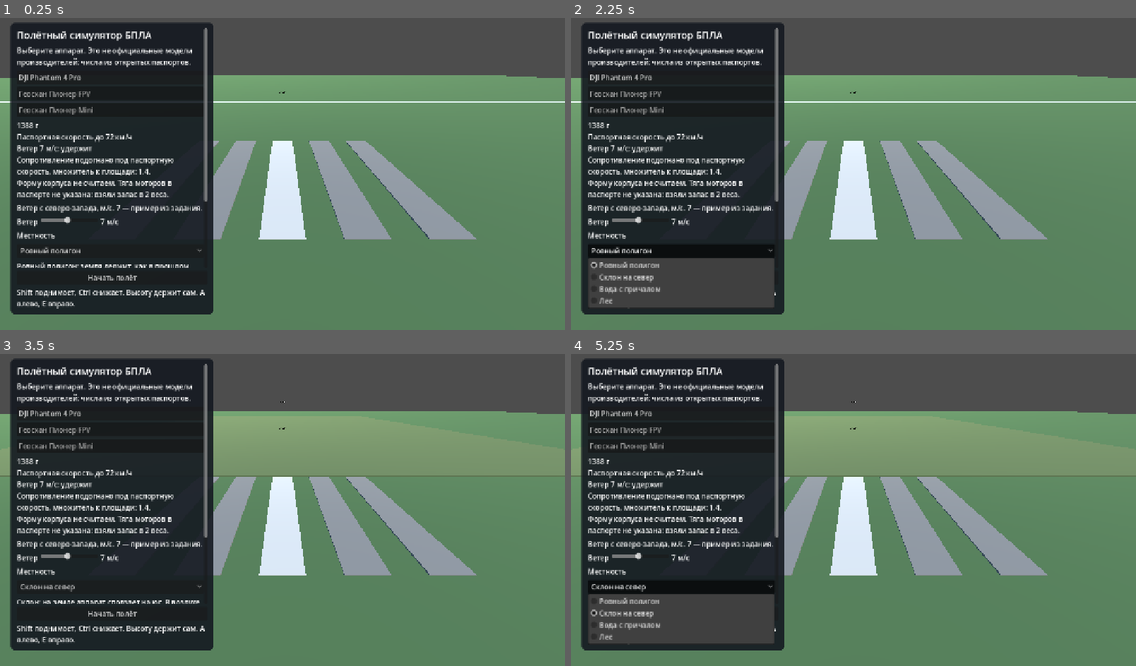
Above: before the commit, frames 1-4 (two rows, left to right).
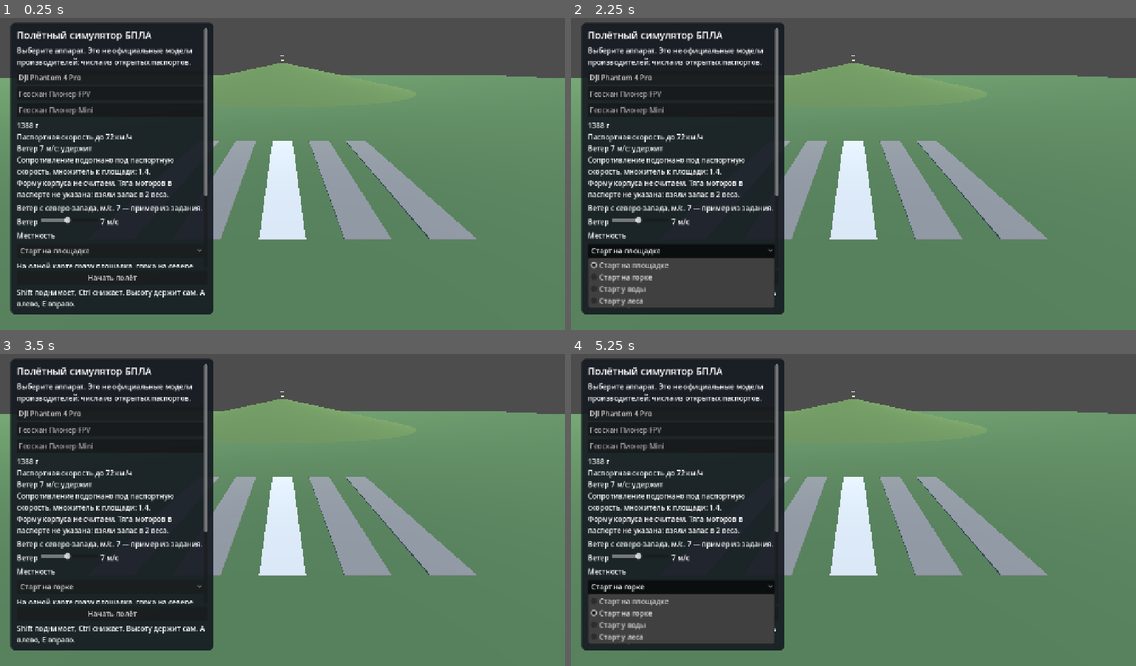
Above: after the commit, the same moments.

Repository: Melkor-code/infoteh
Game: Godot game, scene res://scenes/main.tscn
The game is run twice, just before and just after one commit, with the same random seed, the same clock (stepped at 60 frames per second) and the same inputs.
Inputs (mouse positions are in pixels of both pictures, inside the frame that each line leads up to):
- Up to frame 1 (0.25 s): no input
- Up to frame 2 (2.25 s): click (684, 252) at 0.5 s, where only the run before the commit has a clickable "Ровный полигон"; click (684, 252) at 1.25 s, where only the run after the commit has a clickable "Старт на площадке"; click (684, 252) at 2 s, where only the run after the commit has a clickable "Старт на площадке"
- Up to frame 3 (3.5 s): click "Начать полёт" at 2.75 s
- Up to frame 4 (5.25 s): click (684, 588) at 3.5 s, where only the run before the commit has a clickable "Склон на север"; click (684, 588) at 4.25 s, where only the run after the commit has a clickable "Старт на горке"; click (684, 588) at 5 s, where only the run after the commit has a clickable "Старт на горке"

The runs differ from the first frame. In frame 1, 1.1% of the frame differs, in the area x 0-100%, y 11-81%; in frame 2, 1.3%, in the area x 0-100%, y 11-93%; in frame 3, 0.8%; in frame 4, 1.0%.

Commit message:
Собрать один полигон: горка, пруд и лес вместо полосок.
Разметка каждые 10 метров убрана. Выбор в меню только переносит старт, картинка больше не прячется.

Co-authored-by: arena-agent <297053741+arena-agent@users.noreply.github.com>

Diff:
--- a/scripts/app.gd
+++ b/scripts/app.gd
@@ -8,10 +8,13 @@
 const TERRAIN_SLOPE := 1
 const TERRAIN_WATER := 2
 const TERRAIN_FOREST := 3
-const SLOPE_START_Z := -4.0
-const SLOPE_GRADE := 0.08
-const FOREST_GUST_HEIGHT := 8.0
-const WATER_DOCK_RADIUS := 8.0
+const HILL_CENTER := Vector3(0.0, 0.0, -42.0)
+const HILL_RADIUS := 26.0
+const HILL_PEAK := 5.0
+const POND_CENTER := Vector2(34.0, 12.0)
+const POND_RADIUS := 11.0
+const FOREST_CENTER := Vector2(-28.0, 4.0)
+const FOREST_RADIUS := 16.0
 
 ## Меню, полигон и камеры. Физика живёт в quadrotor.gd и flight_model.gd.
 ## Окно собирается кодом, чтобы не прятать логику в файле сцены.
@@ -33,7 +36,6 @@
 var hail: CPUParticles3D
 var ground: MeshInstance3D
 var ground_mat: StandardMaterial3D
-var grid_root: Node3D
 var slope_visual: Node3D
 var forest_root: Node3D
 var trail_root: Node3D
@@ -184,28 +186,15 @@
 		paint.albedo_color = Color(0.85, 0.85, 0.8) if i == 0 else Color(0.55, 0.55, 0.52)
 		pad.material_override = paint
 		add_child(pad)
-	grid_root = Node3D.new()
-	add_child(grid_root)
-	for mark in range(-4, 5):
-		if mark == 0:
-			continue
-		var line := MeshInstance3D.new()
-		var line_mesh := BoxMesh.new()
-		line_mesh.size = Vector3(80.0, 0.02, 0.12)
-		line.mesh = line_mesh
-		line.position = Vector3(0.0, 0.02, mark * 10.0)
-		var line_paint := StandardMaterial3D.new()
-		line_paint.albedo_color = Color(0.75, 0.78, 0.7)
-		line.material_override = line_paint
-		grid_root.add_child(line)
-	_build_slope()
+	_build_hill()
+	_build_pond()
 	_build_forest()
 	trail_root = Node3D.new()
 	add_child(trail_root)
 
 	var north := Label3D.new()
 	north.text = "СЕВЕР"
-	north.position = Vector3(0, 0.4, -28)
+	north.position = Vector3(0, 6.2, -72)
 	north.font_size = 64
 	north.modulate = Color(0.95, 0.95, 0.9)
 	north.billboard = BaseMaterial3D.BILLBOARD_ENABLED
@@ -375,6 +364,10 @@
 	craft = Quadrotor.new()
 	add_child(craft)
 	craft.setup(library.profiles[selected])
+	var spot := _start_spot()
+	var clearance := maxf(float(craft.model.get("height", 0.1)) * 0.5, 0.04)
+	craft.position = Vector3(spot.x, _ground_height(spot) + clearance + 0.04, spot.z)
+	craft.target_altitude = craft.position.y
 	craft.motor_temp = air_temp
 	craft.air_temp = air_temp
 	orbit_distance = maxf(float(craft.model.get("width", 0.4)) * 22.0, 12.0)
@@ -609,10 +602,10 @@
 func _terrain_picker() -> OptionButton:
 	var picker := OptionButton.new()
 	picker.focus_mode = Control.FOCUS_NONE
-	picker.add_item("Ровный полигон", TERRAIN_POLYGON)
-	picker.add_item("Склон на север", TERRAIN_SLOPE)
-	picker.add_item("Вода с причалом", TERRAIN_WATER)
-	picker.add_item("Лес", TERRAIN_FOREST)
+	picker.add_item("Старт на площадке", TERRAIN_POLYGON)
+	picker.add_item("Старт на горке", TERRAIN_SLOPE)
+	picker.add_item("Старт у воды", TERRAIN_WATER)
+	picker.add_item("Старт у леса", TERRAIN_FOREST)
 	picker.selected = terrain
 	picker.item_selected.connect(func(index: int) -> void:
 		terrain = index
@@ -662,79 +655,84 @@
 
 
 func _apply_terrain() -> void:
-	if ground_mat != null:
-		ground_mat.albedo_color = Color(0.16, 0.38, 0.62) if terrain == TERRAIN_WATER else Color(0.32, 0.46, 0.28)
-	if grid_root != null:
-		grid_root.visible = terrain == TERRAIN_POLYGON or terrain == TERRAIN_FOREST
-	if slope_visual != null:
-		slope_visual.visible = terrain == TERRAIN_SLOPE
-	if forest_root != null:
-		forest_root.visible = terrain == TERRAIN_FOREST
 	if terrain_hint == null:
 		return
-	match terrain:
-		TERRAIN_SLOPE:
-			terrain_hint.text = "Склон: на земле аппарат сползает на юг. В воздухе склон не тянет."
-		TERRAIN_WATER:
-			terrain_hint.text = "Вода: сесть можно только на причал у старта. Касание воды глушит моторы."
-		TERRAIN_FOREST:
-			terrain_hint.text = "Лес: ниже 8 м порывы сильнее. Деревья картинка, в форму корпуса не входят."
-		_:
-			terrain_hint.text = "Ровный полигон: земля держит, как в прошлом запуске."
-
-
-func _build_slope() -> void:
+	terrain_hint.text = "На одной карте сразу площадка, горка на севере, пруд справа и лес слева. Выбор только переносит точку старта."
+
+
+func _build_hill() -> void:
 	slope_visual = Node3D.new()
 	add_child(slope_visual)
-	# Ступеньки, а не повёрнутая плоскость: север в сцене — отрицательная Z, и высота растёт туда же, куда формула.
-	var paint := StandardMaterial3D.new()
-	paint.albedo_color = Color(0.40, 0.48, 0.30)
-	for step in 9:
-		var z := -8.0 - float(step) * 8.0
-		var height := maxf(_ground_height(Vector3(0.0, 0.0, z)), 0.08)
-		var ramp := MeshInstance3D.new()
-		var mesh := BoxMesh.new()
-		mesh.size = Vector3(54.0, height, 7.6)
-		ramp.mesh = mesh
-		ramp.position = Vector3(0.0, height * 0.5, z)
-		ramp.material_override = paint
-		slope_visual.add_child(ramp)
-	var slope_label := Label3D.new()
-	slope_label.text = "СКЛОН"
-	slope_label.position = Vector3(0, 4.2, -30)
-	slope_label.font_size = 48
-	slope_label.billboard = BaseMaterial3D.BILLBOARD_ENABLED
-	slope_visual.add_child(slope_label)
-	slope_visual.visible = false
+	var cone := MeshInstance3D.new()
+	var mesh := CylinderMesh.new()
+	mesh.top_radius = 0.0
+	mesh.bottom_radius = HILL_RADIUS
+	mesh.height = HILL_PEAK
+	cone.mesh = mesh
+	cone.position = HILL_CENTER + Vector3(0.0, HILL_PEAK * 0.5, 0.0)
+	cone.material_override = _flat_color(Color(0.38, 0.50, 0.28))
+	slope_visual.add_child(cone)
+	_add_sign("ГОРКА", HILL_CENTER + Vector3(0.0, HILL_PEAK + 1.2, 0.0), slope_visual)
+
+
+func _build_pond() -> void:
+	var pond := MeshInstance3D.new()
+	var mesh := CylinderMesh.new()
+	mesh.top_radius = POND_RADIUS
+	mesh.bottom_radius = POND_RADIUS
+	mesh.height = 0.35
+	pond.mesh = mesh
+	pond.position = Vector3(POND_CENTER.x, -0.05, POND_CENTER.y)
+	var water := _flat_color(Color(0.16, 0.42, 0.72))
+	water.roughness = 0.18
+	pond.material_override = water
+	add_child(pond)
+	var pier := MeshInstance3D.new()
+	var pier_mesh := BoxMesh.new()
+	pier_mesh.size = Vector3(12.0, 0.18, 3.2)
+	pier.mesh = pier_mesh
+	pier.position = Vector3(24.0, 0.12, POND_CENTER.y)
+	pier.material_override = _flat_color(Color(0.45, 0.34, 0.22))
+	add_child(pier)
+	_add_sign("ВОДА", Vector3(POND_CENTER.x, 3.5, POND_CENTER.y), self)
 
 
 func _build_forest() -> void:
 	forest_root = Node3D.new()
 	add_child(forest_root)
 	var spots: Array[Vector3] = [
-		Vector3(14, 0, -12), Vector3(22, 0, -28), Vector3(-16, 0, -18),
-		Vector3(-24, 0, 8), Vector3(18, 0, 16), Vector3(-12, 0, 22),
-		Vector3(8, 0, -36), Vector3(-8, 0, -42),
+		Vector3(-28, 0, 4), Vector3(-24, 0, -2), Vector3(-33, 0, 8),
+		Vector3(-22, 0, 10), Vector3(-36, 0, 0), Vector3(-30, 0, 14),
+		Vector3(-18, 0, 2), Vector3(-34, 0, -6),
 	]
 	for spot in spots:
 		var trunk := MeshInstance3D.new()
 		var trunk_mesh := CylinderMesh.new()
-		trunk_mesh.top_radius = 0.15
-		trunk_mesh.bottom_radius = 0.22
-		trunk_mesh.height = 2.2
+		trunk_mesh.top_radius = 0.22
+		trunk_mesh.bottom_radius = 0.32
+		trunk_mesh.height = 3.4
 		trunk.mesh = trunk_mesh
-		trunk.position = spot + Vector3(0, 1.1, 0)
+		trunk.position = spot + Vector3(0, 1.7, 0)
 		trunk.material_override = _flat_color(Color(0.35, 0.24, 0.14))
 		forest_root.add_child(trunk)
 		var crown := MeshInstance3D.new()
 		var crown_mesh := SphereMesh.new()
-		crown_mesh.radius = 1.5
-		crown_mesh.height = 3.0
+		crown_mesh.radius = 2.1
+		crown_mesh.height = 3.6
 		crown.mesh = crown_mesh
-		crown.position = spot + Vector3(0, 3.0, 0)
-		crown.material_override = _flat_color(Color(0.15, 0.36, 0.18))
+		crown.position = spot + Vector3(0, 4.2, 0)
+		crown.material_override = _flat_color(Color(0.15, 0.38, 0.16))
 		forest_root.add_child(crown)
-	forest_root.visible = false
+	_add_sign("ЛЕС", Vector3(FOREST_CENTER.x, 7.0, FOREST_CENTER.y), forest_root)
+
+
+func _add_sign(text: String, pos: Vector3, parent: Node) -> void:
+	var sign_label := Label3D.new()
+	sign_label.text = text
+	sign_label.position = pos
+	sign_label.font_size = 48
+	sign_label.billboard = BaseMaterial3D.BILLBOARD_ENABLED
+	parent.add_child(sign_label)
 
 
 func _make_precip(amount: int, life: float, speed_min: float, speed_max: float, drop_size: Vector2, color: Color, gravity: Vector3) -> CPUParticles3D:
@@ -814,7 +812,7 @@
 		var amp := 0.0
 		if turbulence_on:
 			amp += 0.3 * wind_speed + 0.25
-		if terrain == TERRAIN_FOREST and craft != null and craft.airborne and craft.position.y < FOREST_GUST_HEIGHT:
+		if craft != null and craft.airborne and craft.position.y < 8.0 and _in_forest(craft.position):
 			amp += 1.5
 		amp = minf(amp, 2.5)
 		var dir := Vector3(randf_range(-1.0, 1.0), 0.0, randf_range(-1.0, 1.0))
@@ -825,23 +823,48 @@
 
 
 func _ground_height(pos: Vector3) -> float:
-	if terrain != TERRAIN_SLOPE or pos.z > SLOPE_START_Z:
+	var flat := Vector2(pos.x - HILL_CENTER.x, pos.z - HILL_CENTER.z)
+	var dist := flat.length()
+	if dist >= HILL_RADIUS:
 		return 0.0
-	return maxf(-pos.z + SLOPE_START_Z, 0.0) * SLOPE_GRADE
+	return HILL_PEAK * (1.0 - dist / HILL_RADIUS)
 
 
 func _surface_kind(pos: Vector3) -> int:
-	if terrain != TERRAIN_WATER:
+	if _on_pier(pos):
 		return 0
-	if Vector2(pos.x, pos.z).length() <= WATER_DOCK_RADIUS:
-		return 0
-	return 1
+	if Vector2(pos.x, pos.z).distance_to(POND_CENTER) <= POND_RADIUS:
+		return 1
+	return 0
 
 
 func _slope_accel(pos: Vector3) -> Vector3:
-	if terrain != TERRAIN_SLOPE or pos.z > SLOPE_START_Z:
+	if _ground_height(pos) < 0.2:
 		return Vector3.ZERO
-	return Vector3(0.0, 0.0, FlightModel.G * SLOPE_GRADE)
+	var away := Vector3(pos.x - HILL_CENTER.x, 0.0, pos.z - HILL_CENTER.z)
+	if away.length() < 0.4:
+		return Vector3.ZERO
+	return away.normalized() * FlightModel.G * (HILL_PEAK / HILL_RADIUS)
+
+
+func _on_pier(pos: Vector3) -> bool:
+	return pos.x >= 18.0 and pos.x <= 30.0 and absf(pos.z - POND_CENTER.y) <= 1.6
+
+
+func _in_forest(pos: Vector3) -> bool:
+	return Vector2(pos.x, pos.z).distance_to(FOREST_CENTER) <= FOREST_RADIUS
+
+
+func _start_spot() -> Vector3:
+	match terrain:
+		TERRAIN_SLOPE:
+			return Vector3(0.0, 0.0, -24.0)
+		TERRAIN_WATER:
+			return Vector3(22.0, 0.0, POND_CENTER.y)
+		TERRAIN_FOREST:
+			return Vector3(-16.0, 0.0, 4.0)
+		_:
+			return Vector3.ZERO
 
 
 func _terrain_name() -> String:
Not shown, changed: docs/kak-zapustit.md
Not shown, changed: docs/karta.md
